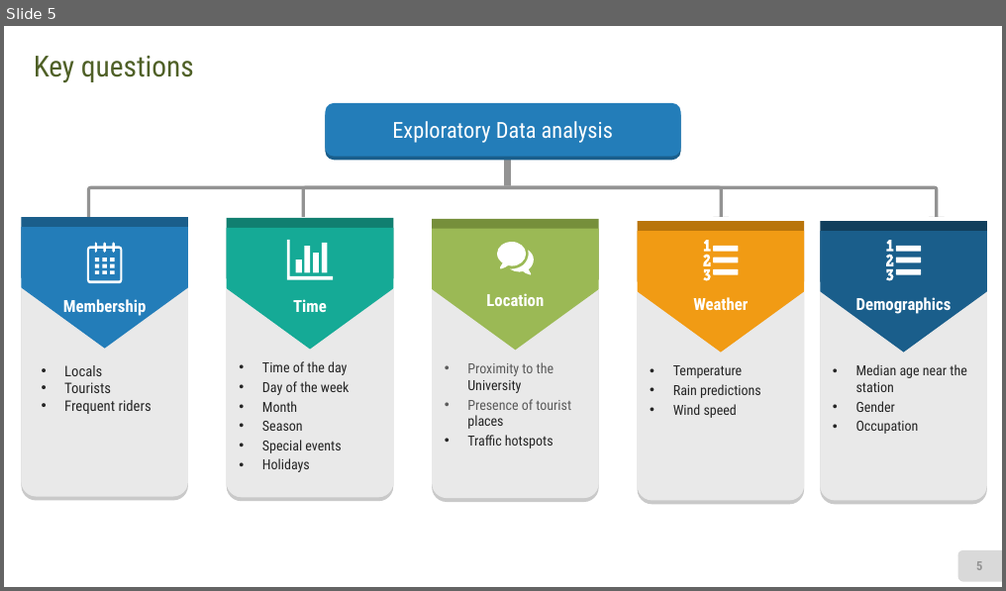
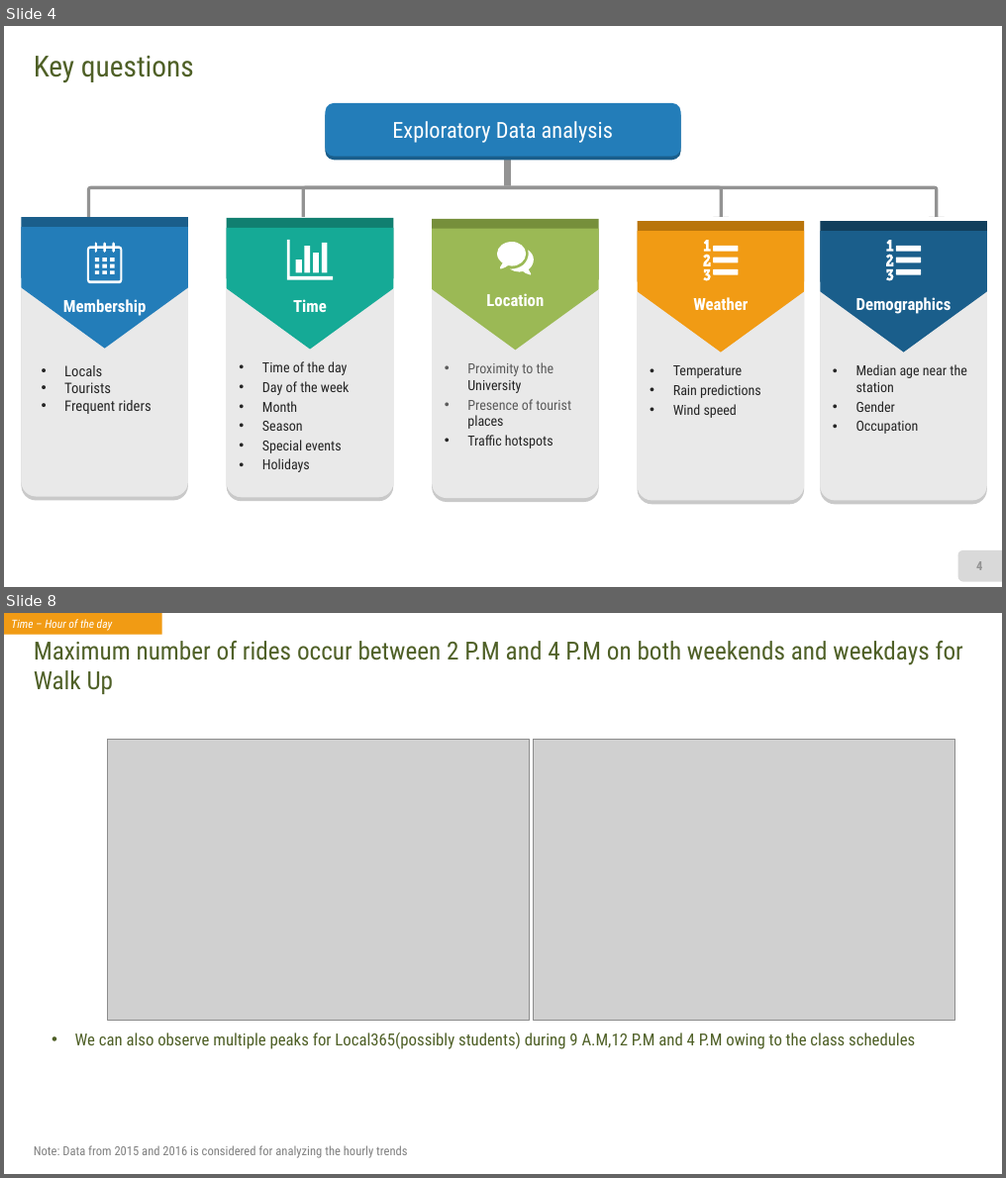
Before and after one commit to akhilesh-reddy/Strategy-consulting-for-bike-sharing, a slide deck: Group Project Final presentation.pptx. Shown one above the other, each under a label of ours: slide 5 before the commit, slides 4 and 8 after it; the slides between them are not shown. The pictures are 1006x591 and 1006x1178 pixels, drawn with LibreOffice and Linux fonts; fonts in the diff are those of the drawing; grey boxes stand for pictures. Boxes give left, top, right and bottom in pixels: in the first picture for what was removed or moved away, otherwise in the second. Text is boxed around its words. In the diff, an @@ line names an element or a change of style, - is before the commit and + after.

```diff
--- a/Group Project Final presentation.pptx
+++ b/Group Project Final presentation.pptx
@@ slide 8 added at [4, 613, 1002, 1174], background #FFFFFF @@
@@ rectangle added at [4, 613, 162, 635], fill #F19B14, 11 pt, text #FFFFFF, italic @@
+Time – Hour of the day
@@ text added at [34, 641, 963, 694], 24 pt, text #4F6027 @@
+Maximum number of rides occur between 2 P.M and 4 P.M on both weekends and weekdays for Walk Up
@@ picture added at [107, 739, 529, 1020] @@
@@ picture added at [534, 739, 954, 1020] @@
@@ text added at [75, 1033, 915, 1050], 16 pt, text #4F6027 @@
+• We can also observe multiple peaks for Local365(possibly students) during 9 A.M,12 P.M and 4 P.M owing to the class schedules
@@ text added at [34, 1146, 407, 1158], 12 pt, text #808080 @@
+Note: Data from 2015 and 2016 is considered for analyzing the hourly trends
@@ what was slide 5 is now slide 4 @@
@@ page number at [976, 562, 982, 570]: text changed @@
-5
+4
```
Also in this commit, not shown: 9 other slides added, 10 slides removed.
